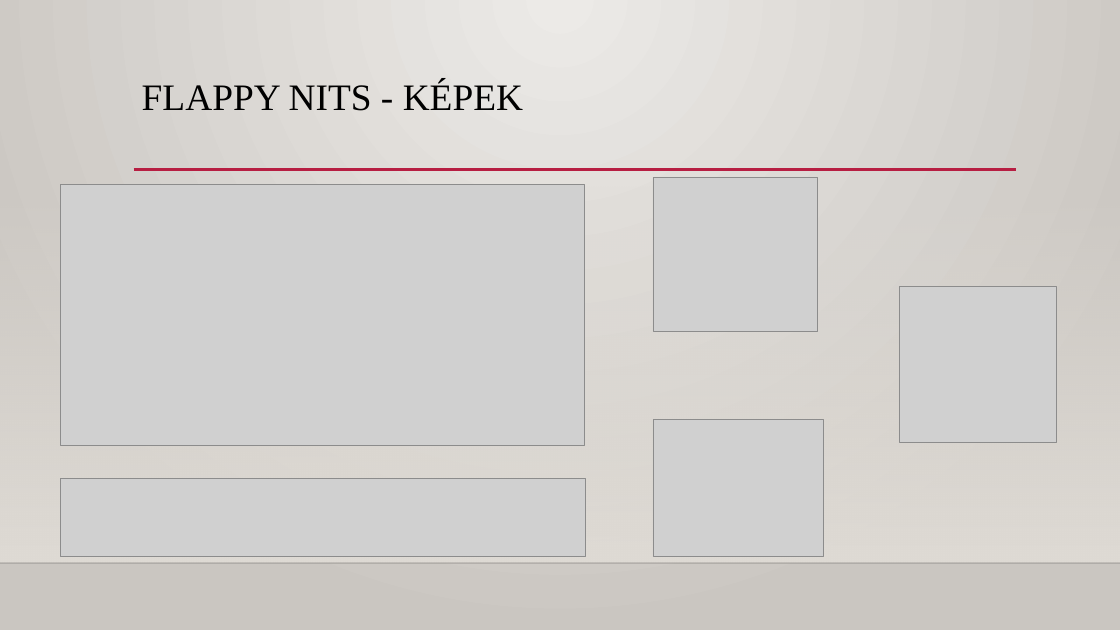
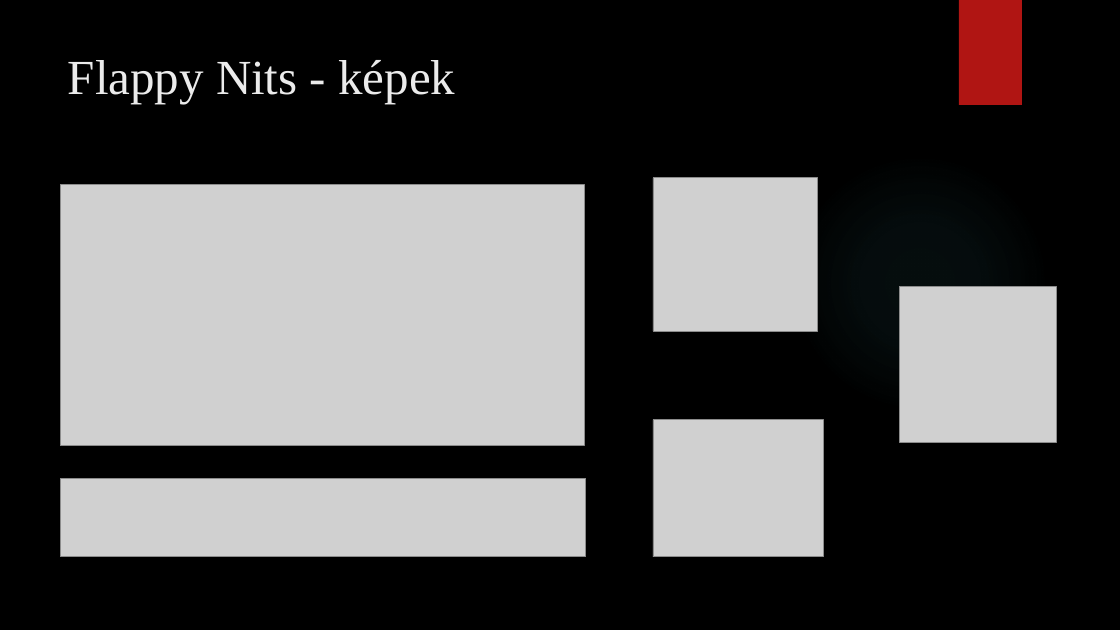
Before and after one commit to magyar-matyas/Jav-t-_projekt, a slide deck: slide 2 of Javító-Projekt.pptx. Drawn at 1120x630 pixels with LibreOffice and Linux fonts; fonts in the diff are those of the drawing; grey boxes stand for pictures; background and template pictures are left out. Boxes give left, top, right and bottom in pixels: in the first picture for what was removed or moved away, otherwise in the second. Text is boxed around its words. In the diff, an @@ line names an element or a change of style, - is before the commit and + after.

```diff
--- a/Javító-Projekt.pptx
+++ b/Javító-Projekt.pptx
@@ background gradient #ECEAE7 to #CAC7C1 to picture (left out) @@
@@ rectangle added at <box>959,0,1022,105</box>, fill #B01513 @@
@@ title at <box>68,60,455,104</box>: text changed; size 32 to 42 pt; text colour #000000 to #EBEBEB @@
-FLAPPY NITS - KÉPEK
+Flappy Nits - képek
@@ line removed from (134, 170) to (1017, 170) @@
@@ ellipse added at <box>791,154,1049,413</box>, fill gradient #50B9C1 @@
@@ rectangle removed at <box>0,186,1120,563</box> @@
@@ line removed from (0, 563) to (1120, 563) @@
```
Also in this commit, not shown: 9 other slides changed, 1 slide added, 1 slide removed.
